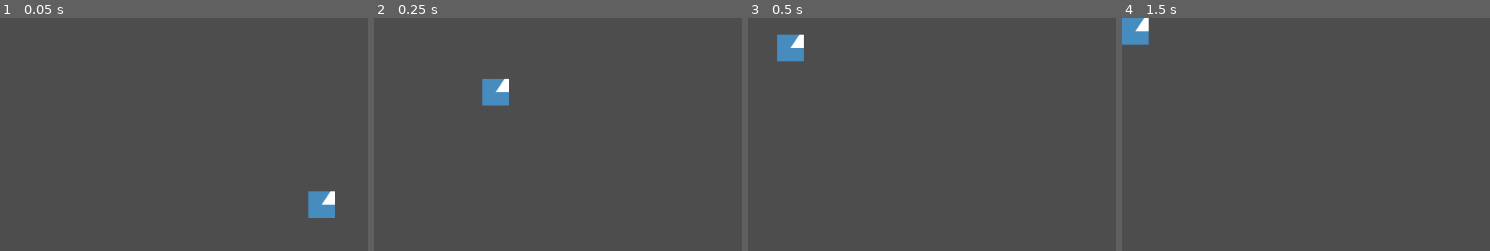
Above: before the commit, frames 1-4 (left to right).
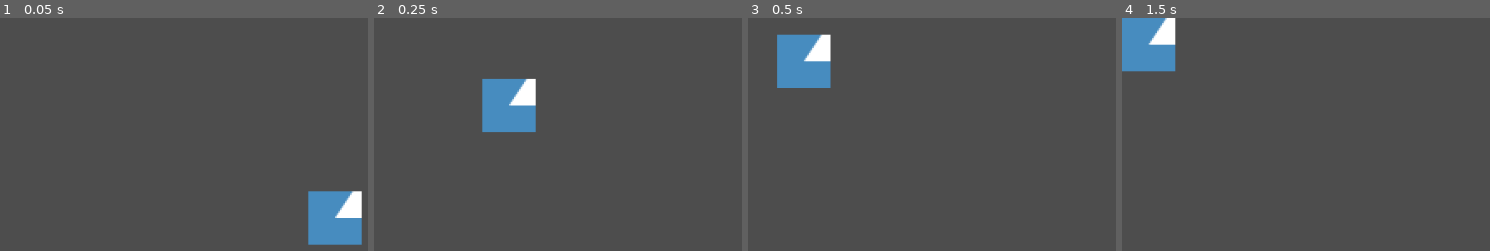
Above: after the commit, the same moments.

Repository: BlueHeronGames/dungeon-crawler-maker
Game: Godot game, scene res://scenes/crawl_dungeon_scene.tscn
Two runs of this game, one before a commit and one after it. Both use one fixed random seed, a clock stepped at 60 frames per second and the inputs below. The engine's default icon, where the game draws it, is replaced by a stand-in: a white triangle on a blue panel in a dark square.
Inputs:
- Up to frame 1 (0.05 s): no input
- Up to frame 2 (0.25 s): no input
- Up to frame 3 (0.5 s): no input
- Up to frame 4 (1.5 s): no input

The runs differ from the first frame. In frame 1, 2.7% of the frame differs, in the area x 83-99%, y 74-98%; in frame 2, 2.7%; in frame 3, 2.7%; in frame 4, 2.8%, in the area x 0-15%, y 0-24%.

Commit message:
Zoom comes from config file!!!

Diff:
--- /dev/null
+++ b/game_template/game_data.json
@@ -0,0 +1,43 @@
+{
+	"version": "1.0.0",
+	"metadata": {
+		"title": "Blademaster",
+		"author": "Blue Heron",
+		"version": "1.0.0",
+		"description": "You upset the Demon King, and he sent his cronies to wipe out your villagers. Journey thorough ruined villages, haunted forests, thundering plains, and finally the Demon King's castle to slay him and vindicate your dead villagers."
+	},
+	"config": {
+		"zoom": 2
+	},
+	"tilesets": [
+		{
+			"id": "dungeon_basic",
+			"path": "assets/tiles/dungeon.png",
+			"tile_size": 32
+		}
+	],
+	"rooms": [
+		{
+			"type": "rectangle",
+		"number": 5
+		}
+	],
+	"monsters": {
+		"goblin": {
+			"sprite": "assets/monsters/goblin.png",
+			"hp": 20,
+			"attack": 5,
+			"defense": 2,
+			"ai_type": "passive",
+			"loot_table": [
+				{ "name": "goblin meat", "Probability": 0.25 }
+			]
+		}
+	},
+	"items": {
+		"goblin meat": {
+			"type": "consumable",
+			"restore_health": 50
+		}
+	}
+}
--- a/game_template/scripts/config.gd
+++ b/game_template/scripts/config.gd
@@ -1,11 +1,11 @@
 extends Node
 
-## Stores and provides access to dungeon_crawler.json settings.
+## Stores and provides access to game_data.json settings.
 class_name GameConfig
 
 var data: Dictionary = {}
 
-static func load_from_file(path: String = "res://dungeon_crawler.json") -> GameConfig:
+static func load_from_file(path: String = "res://game_data.json") -> GameConfig:
 	var instance := GameConfig.new()
 	instance._load(path)
 	return instance
